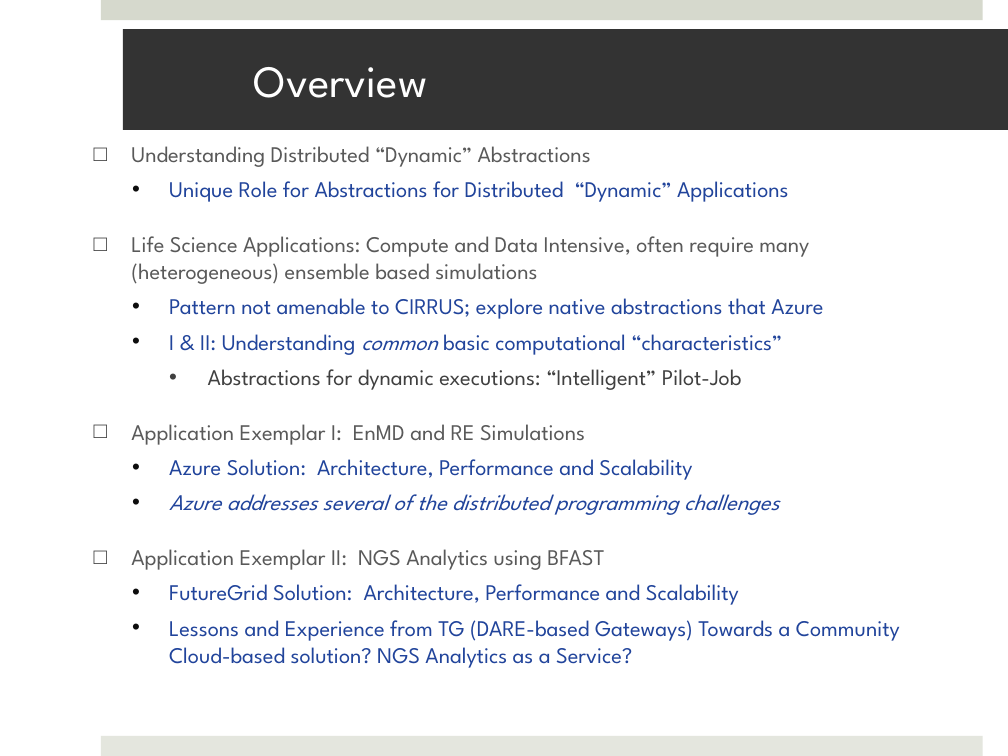
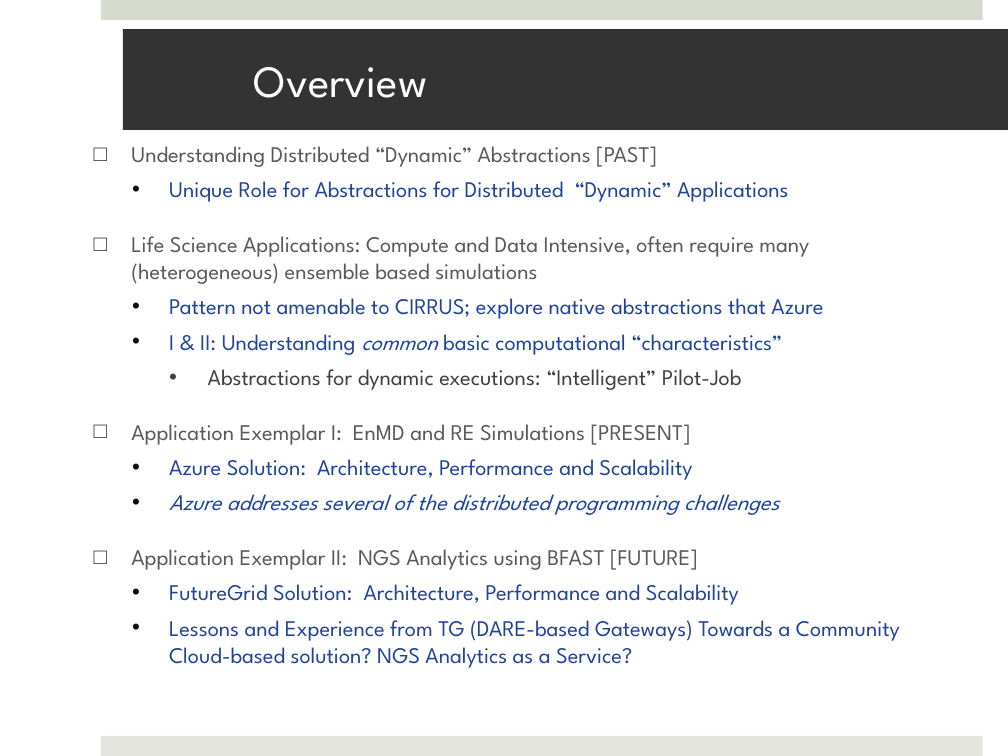
Before and after one commit to saga-project/saga-cpp-legacy-projects, a slide deck: slide 2 of saga-talks/abstractions_for_ls-microsoft.pptx. Drawn at 1008x756 pixels with LibreOffice and Linux fonts; fonts in the diff are those of the drawing; background and template pictures are left out. Boxes give left, top, right and bottom in pixels: in the first picture for what was removed or moved away, otherwise in the second. Text is boxed around its words. In the diff, an @@ line names an element or a change of style, - is before the commit and + after.

```diff
--- a/saga-talks/abstractions_for_ls-microsoft.pptx
+++ b/saga-talks/abstractions_for_ls-microsoft.pptx
@@ text at [131, 146, 657, 167]: text changed @@
-□ Understanding Distributed “Dynamic” Abstractions
+□ Understanding Distributed “Dynamic” Abstractions [PAST]
@@ text at [131, 424, 691, 445]: text changed @@
-□ Application Exemplar I: EnMD and RE Simulations
+□ Application Exemplar I: EnMD and RE Simulations [PRESENT]
@@ text at [131, 549, 698, 570]: text changed @@
-□ Application Exemplar II: NGS Analytics using BFAST
+□ Application Exemplar II: NGS Analytics using BFAST [FUTURE]
```
Also in this commit, not shown: 11 other slides changed, 2 slides added, 4 slides removed.
